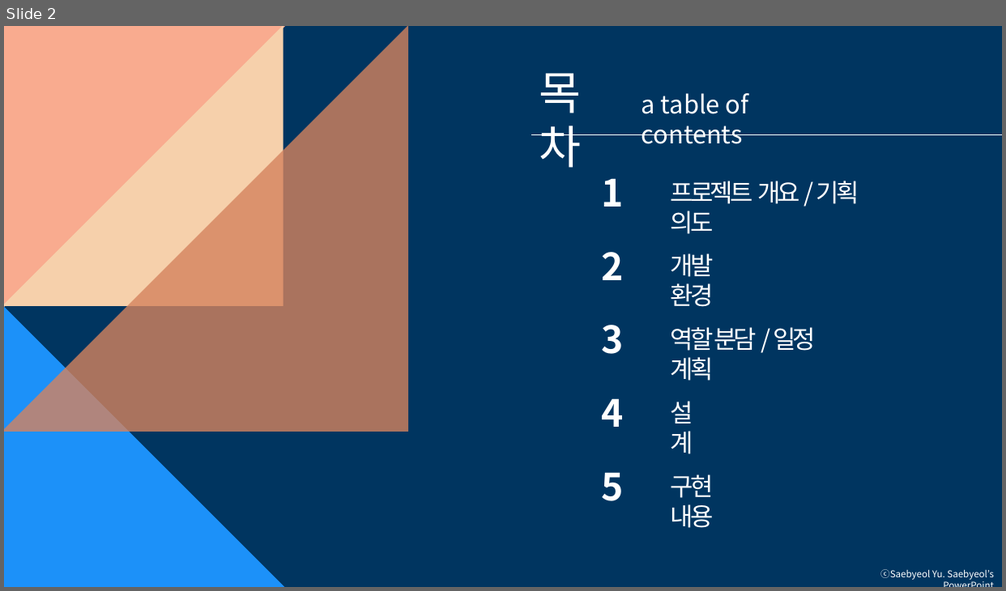
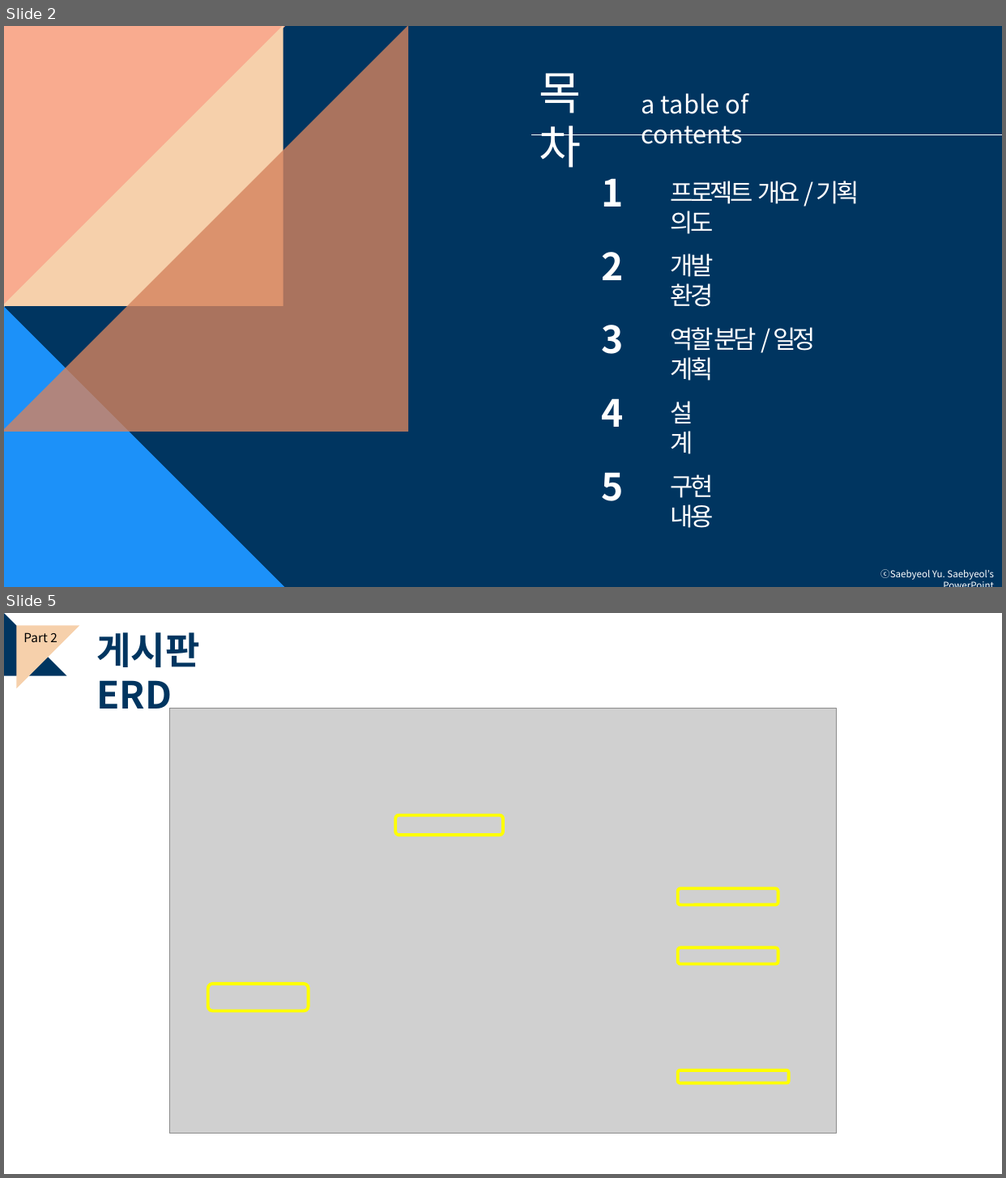
Before and after one commit to kwonminji-v/FinalProject_Book, a slide deck: 프로젝트 ppt/최종 ppt 템플릿.pptx. Shown one above the other, each under a label of ours: slide 2 before the commit, slides 2 and 5 after it; the slides between them are not shown. The pictures are 1006x591 and 1006x1178 pixels, drawn with LibreOffice and Linux fonts; fonts in the diff are those of the drawing; grey boxes stand for pictures. Boxes give left, top, right and bottom in pixels: in the first picture for what was removed or moved away, otherwise in the second. Text is boxed around its words. In the diff, an @@ line names an element or a change of style, - is before the commit and + after.

```diff
--- a/프로젝트 ppt/최종 ppt 템플릿.pptx
+++ b/프로젝트 ppt/최종 ppt 템플릿.pptx
@@ slide 5 added at <box>4,613,1002,1174</box>, background #FFFFFF @@
@@ right triangle added at <box>4,613,67,676</box>, fill #003560 @@
@@ right triangle added at <box>17,626,79,688</box>, fill #F6D0AB @@
@@ text added at <box>23,632,57,642</box>, 12 pt, text #000000 @@
+Part 2
@@ text added at <box>96,632,200,718</box>, 36 pt, text #003560, bold @@
+게시판 ERD
@@ picture added at <box>169,708,837,1134</box> @@
@@ rounded rectangle added at <box>395,815,503,835</box>, outline #FFFF00 3 pt @@
@@ rounded rectangle added at <box>678,888,778,905</box>, outline #FFFF00 3 pt @@
@@ rounded rectangle added at <box>678,948,778,964</box>, outline #FFFF00 3 pt @@
@@ rounded rectangle added at <box>208,984,309,1012</box>, outline #FFFF00 3 pt @@
@@ rounded rectangle added at <box>678,1071,789,1083</box>, outline #FFFF00 3 pt @@
```
Also in this commit, not shown: 13 slides changed, 9 other slides added, 15 slides removed, 25 other files.
